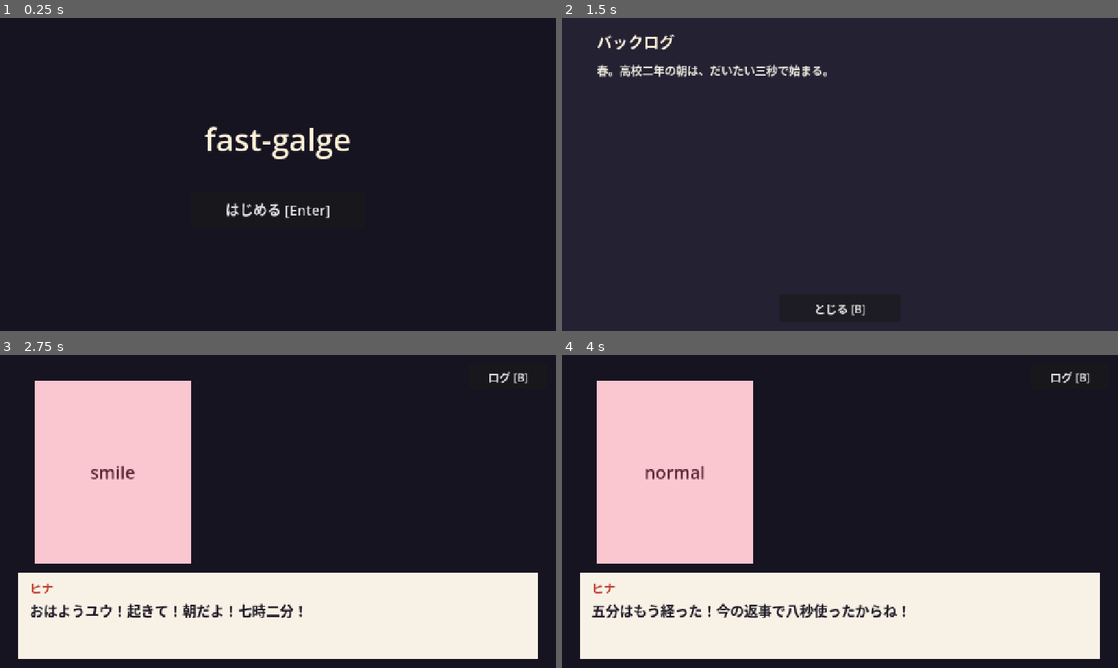
Above: before the commit, frames 1-4 (two rows, left to right).
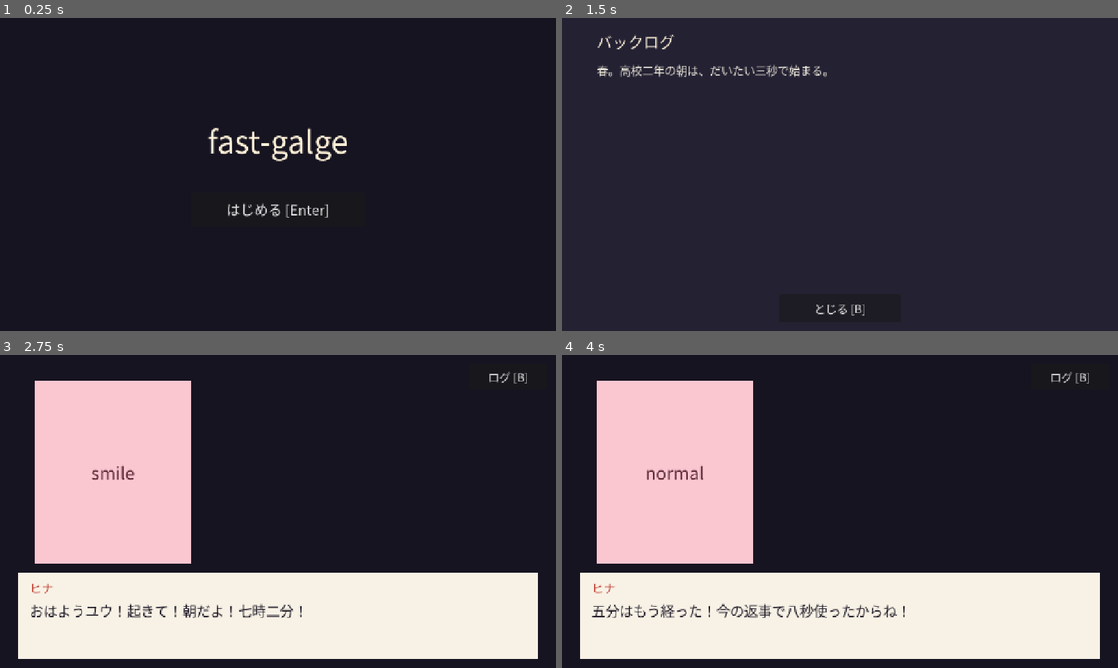
Above: after the commit, the same moments.

Repository: bannzai/fast-galge
Game: Godot game, scene res://scenes/main.tscn
The game is run twice, just before and just after one commit, with the same random seed, the same clock (stepped at 60 frames per second) and the same inputs.
Inputs (mouse positions are in pixels of both pictures, inside the frame that each line leads up to):
- Up to frame 1 (0.25 s): no input
- Up to frame 2 (1.5 s): click "はじめる [Enter]" at 0.5 s; click "ログ [B]" at 1.25 s
- Up to frame 3 (2.75 s): click "とじる [B]" at 2 s
- Up to frame 4 (4 s): tap Enter (confirm) at 2.75 s; move the mouse to (962, 495) at 2.77 s; tap 1 (choice_1) at 2.85 s; click (962, 495) at 2.92 s; tap Space at 3.02, 3.77 s; move the mouse to (728, 527) at 3.52 s; hold B (backlog) from 3.53 s (still down); tap 2 (choice_2) at 3.6 s

The runs differ from the first frame. In frame 1, 1.5% of the frame differs, in the area x 36-63%, y 34-65%; in frame 2, 0.9%; in frame 3, 1.0%; in frame 4, 1.3%.

Commit message:
同梱フォントをプロジェクトの既定フォントにし、ライセンス文を配布物に含めて pck の中身を検査する
- project.godot の gui/theme/custom_font を assets/fonts/NotoSansJP-Regular.otf にする (シーンごとには指定しない)
- export_presets.cfg の全プリセットの include_filter に assets/fonts/*.txt を足し、OFL のライセンス文を配布物に含める
- Makefile の pck の検査をシナリオの JSON に加えてフォントとライセンス文にも広げ、格納を確認したファイルをログに出す

Claude-Session: https://claude.ai/code/session_017z6MHwK58ZSjhgo6m5XRWK

Diff:
--- a/project.godot
+++ b/project.godot
@@ -26,6 +26,10 @@
 window/size/viewport_height=720
 window/stretch/mode="canvas_items"
 window/stretch/aspect="keep"
+
+[gui]
+
+theme/custom_font="res://assets/fonts/NotoSansJP-Regular.otf"
 
 [input]
 
Not shown, changed: export_presets.cfg
Not shown, changed: Makefile
